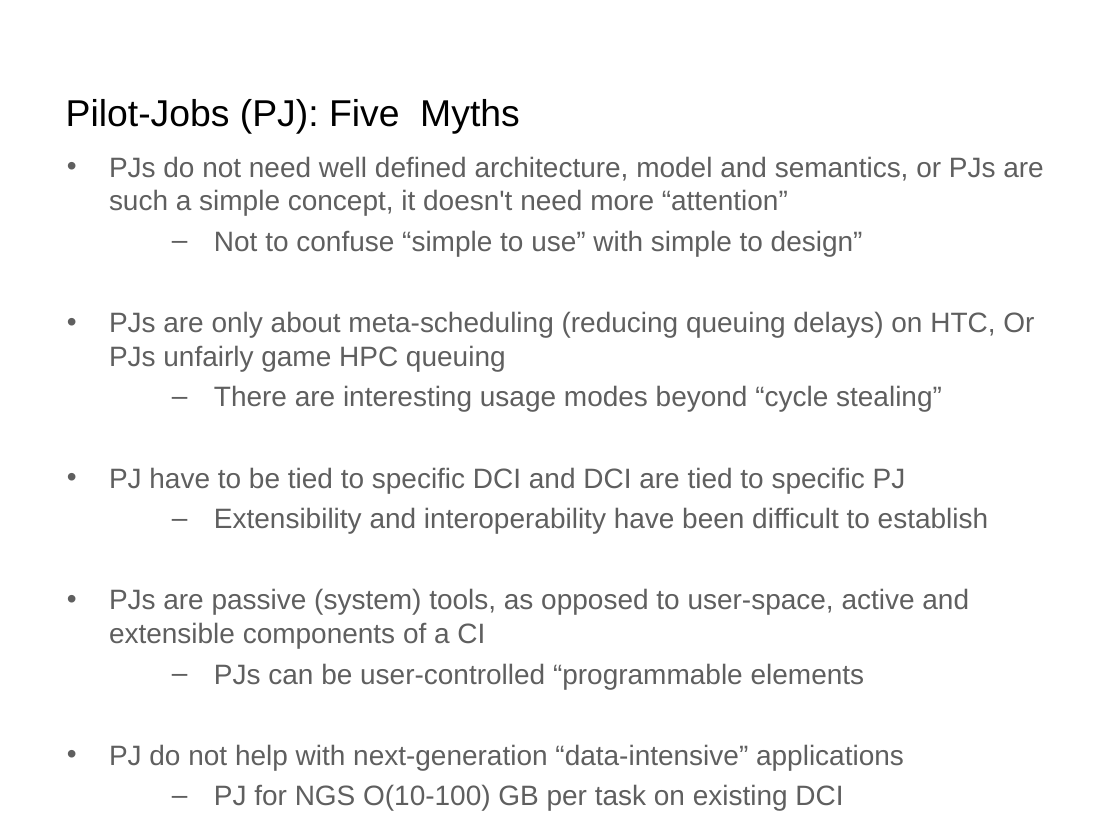
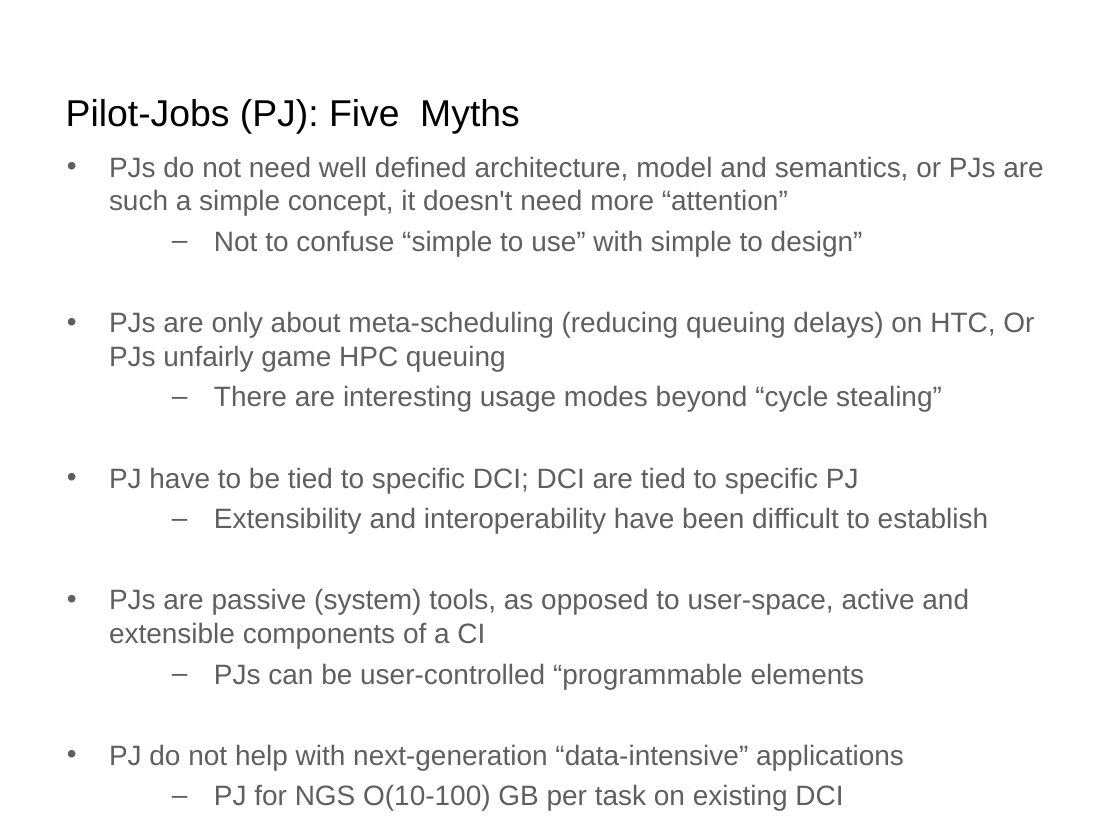
Before and after one commit to saga-project/presentations, a slide deck: slide 5 of bnl-pstar.ppt. Drawn at 1120x840 pixels with LibreOffice and Linux fonts; fonts in the diff are those of the drawing; background and template pictures are left out. Boxes give left, top, right and bottom in pixels: in the first picture for what was removed or moved away, otherwise in the second. Text is boxed around its words. In the diff, an @@ line names an element or a change of style, - is before the commit and + after.

```diff
--- a/bnl-pstar.ppt
+++ b/bnl-pstar.ppt
@@ text at [109,467,859,493]: text changed @@
-  • PJ have to be tied to specific DCI and DCI are tied to specific PJ
+  • PJ have to be tied to specific DCI; DCI are tied to specific PJ
```
Also in this commit, not shown: 14 other slides changed.
